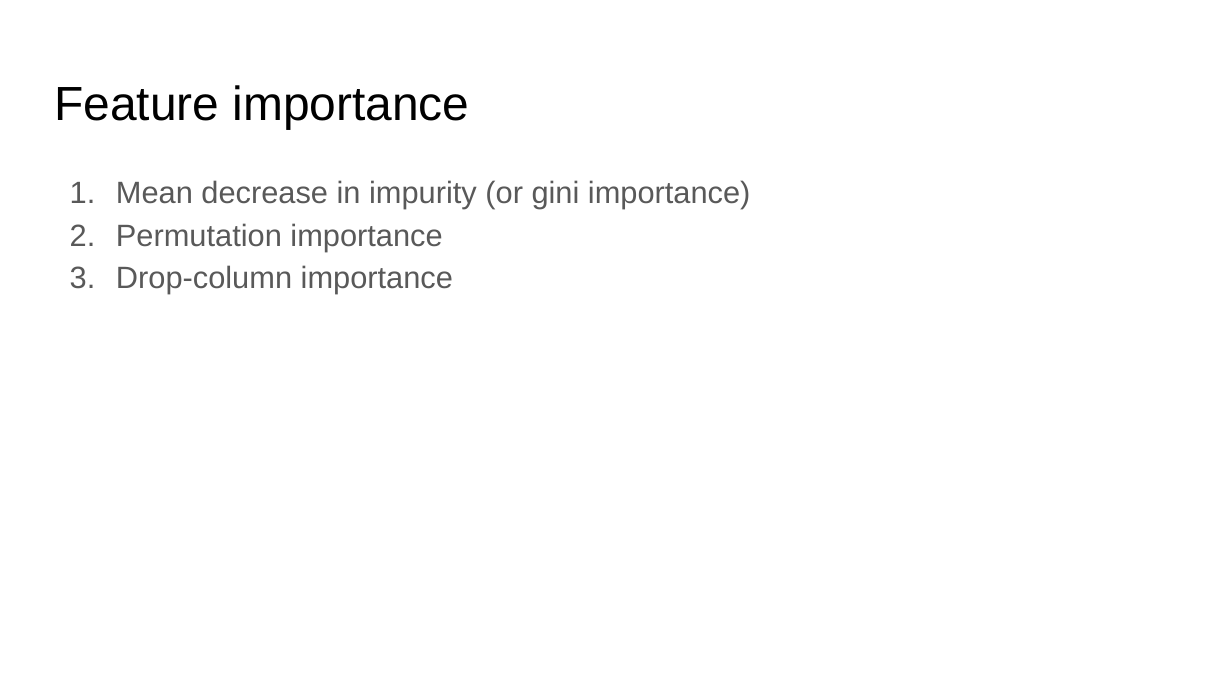
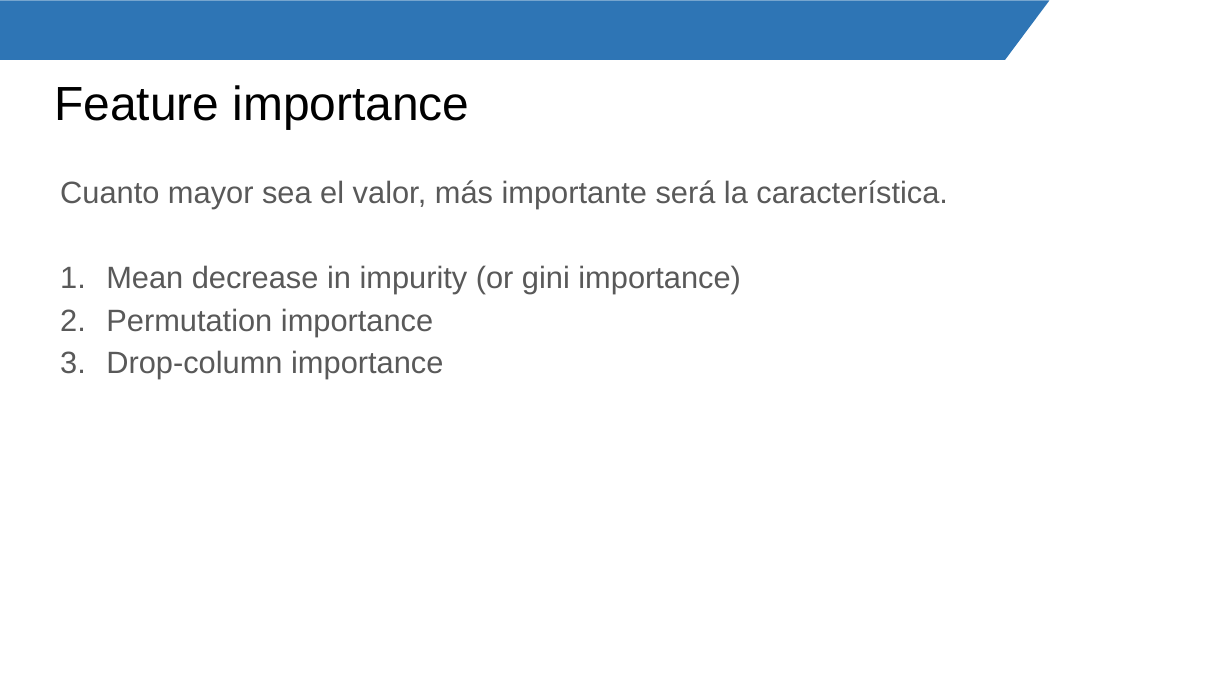
Before and after one commit to Mily3000/Diplomatura-de-Especializacion-en-Desarrollo-de-Aplicaciones-con-IA, a slide deck: slide 37 of Fundamentos de Machine Learning/2. Árboles de decisión.pptx. Drawn at 1232x693 pixels with LibreOffice and Linux fonts; fonts in the diff are those of the drawing; background and template pictures are left out. Boxes give left, top, right and bottom in pixels: in the first picture for what was removed or moved away, otherwise in the second. Text is boxed around its words. In the diff, an @@ line names an element or a change of style, - is before the commit and + after.

```diff
--- a/Fundamentos de Machine Learning/2. Árboles de decisión.pptx
+++ b/Fundamentos de Machine Learning/2. Árboles de decisión.pptx
@@ trapezoid added at box(0, 0, 1050, 59), fill #2E75B5 @@
@@ text "Cuanto mayor sea el valor, ...": place and size @@
-text "Cuanto mayor sea el valor, ..." at box(116, 180, 751, 294)
+text "Cuanto mayor sea el valor, ..." at box(60, 180, 948, 379)
@@ text at box(60, 180, 948, 209): paragraph added @@
+Cuanto mayor sea el valor, más importante será la característica.
```
Also in this commit, not shown: 41 other slides changed, 2 slides added, 1 slide removed, 3 other files.
